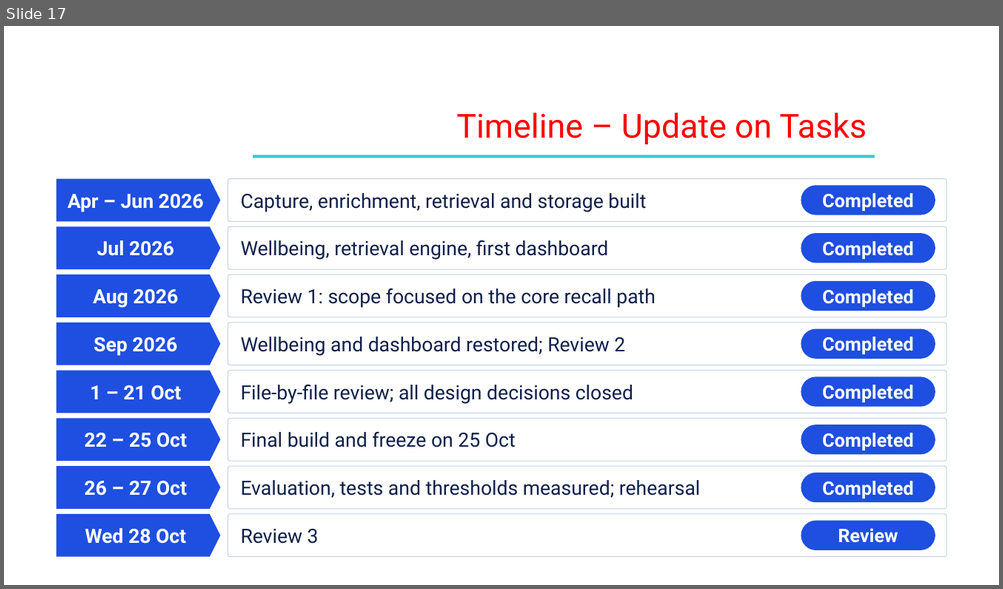
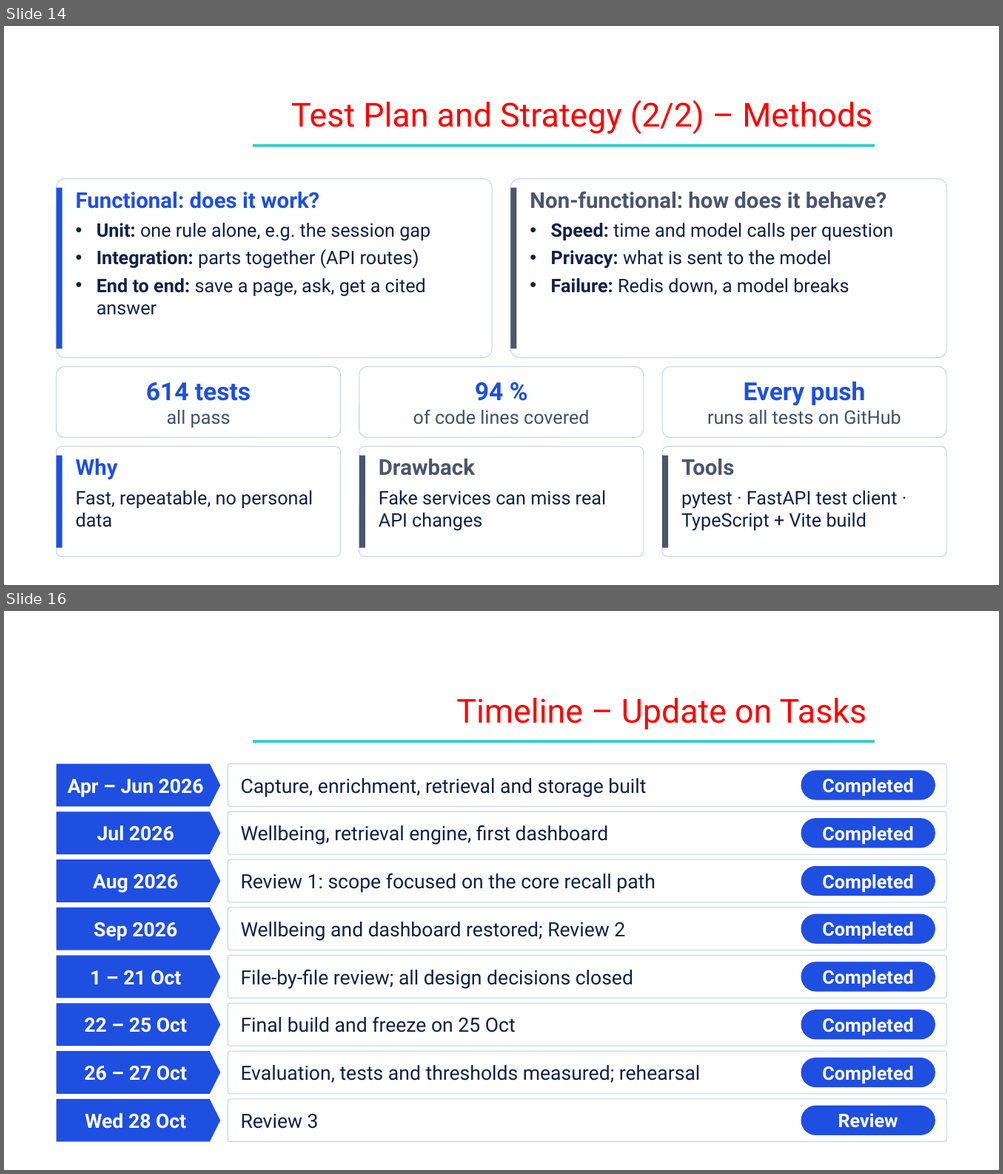
Before and after one commit to Shehzaad-khan/Efficient-Contextualized-History-Orchestrator-E.C.H.O, a slide deck: docs/Phase III/ECHO_Phase3_Review3.pptx. Shown one above the other, each under a label of ours: slide 17 before the commit, slides 14 and 16 after it; the slides between them are not shown. The pictures are 1003x589 and 1003x1174 pixels, drawn with LibreOffice and Linux fonts; fonts in the diff are those of the drawing; background and template pictures are left out. Boxes give left, top, right and bottom in pixels: in the first picture for what was removed or moved away, otherwise in the second. Text is boxed around its words. In the diff, an @@ line names an element or a change of style, - is before the commit and + after.

Commit message:
feat: Implement E.C.H.O Desktop Extension with logo and server integration
- Added a new desktop extension for E.C.H.O, including a manifest file, launch script, and logo.
- Updated README to include installation instructions for the desktop extension.
- Refactored server code to support the new extension and included the E.C.H.O logo in the handshake.
- Created a build script to package the extension into a .mcpb file.
- Enhanced integration tests to verify the presence of the logo in the server handshake.
- Revised slide text draft to clarify the E.C.H.O functionality and scope.

```diff
--- a/docs/Phase III/ECHO_Phase3_Review3.pptx
+++ b/docs/Phase III/ECHO_Phase3_Review3.pptx
@@ slide 14 added at <box>4,26,999,585</box>, background picture (left out) @@
@@ text added at <box>291,100,872,134</box>, 32 pt, text #FF0000 @@
+Test Plan and Strategy (2/2) – Methods
@@ rectangle added at <box>253,144,874,147</box>, fill #33CCCC @@
@@ rounded rectangle added at <box>57,179,492,358</box>, fill #FFFFFF at 97% opacity, outline #C5D0EA 0.75 pt @@
@@ rounded rectangle added at <box>511,179,946,358</box>, fill #FFFFFF at 97% opacity, outline #C5D0EA 0.75 pt @@
@@ rectangle added at <box>57,188,62,349</box>, fill #1F4FE0 @@
@@ text added at <box>76,192,430,315</box>, 18 pt, text #10204A @@
+Functional: does it work?
+• Unit: one rule alone, e.g. the session gap
+• Integration: parts together (API routes)
+• End to end: save a page, ask, get a cited answer
@@ rectangle added at <box>511,188,517,349</box>, fill #4A556E @@
@@ text added at <box>529,191,893,295</box>, 18 pt, text #10204A @@
+Non-functional: how does it behave?
+• Speed: time and model calls per question
+• Privacy: what is sent to the model
+• Failure: Redis down, a model breaks
@@ rounded rectangle added at <box>57,367,341,438</box>, fill #FFFFFF, outline #C5D0EA 0.75 pt, 24 pt, text #1F4FE0, bold @@
+614 tests
+all pass
@@ rounded rectangle added at <box>359,367,643,438</box>, fill #FFFFFF, outline #C5D0EA 0.75 pt, 18 pt, text #455068 @@
+94 %
+of code lines covered
@@ rounded rectangle added at <box>662,367,946,438</box>, fill #FFFFFF, outline #C5D0EA 0.75 pt, 18 pt, text #455068 @@
+Every push
+runs all tests on GitHub
@@ rounded rectangle added at <box>57,447,341,557</box>, fill #FFFFFF at 97% opacity, outline #C5D0EA 0.75 pt @@
@@ rounded rectangle added at <box>359,447,643,557</box>, fill #FFFFFF at 97% opacity, outline #C5D0EA 0.75 pt @@
@@ rounded rectangle added at <box>662,447,946,557</box>, fill #FFFFFF at 97% opacity, outline #C5D0EA 0.75 pt @@
@@ rectangle added at <box>57,456,62,548</box>, fill #1F4FE0 @@
@@ text added at <box>76,459,313,528</box>, 18 pt, text #10204A @@
+Why
+Fast, repeatable, no personal data
@@ rectangle added at <box>359,456,365,548</box>, fill #4A556E @@
@@ text added at <box>378,459,606,531</box>, 18 pt, text #10204A @@
+Drawback
+Fake services can miss real API changes
@@ rectangle added at <box>662,456,668,548</box>, fill #4A556E @@
@@ text added at <box>681,459,897,531</box>, 18 pt, text #10204A @@
+Tools
+pytest · FastAPI test client · TypeScript + Vite build
@@ what was slide 17 is now slide 16 @@
```
Also in this commit, not shown: 9 slides changed, 2 slides removed, 11 other files.
